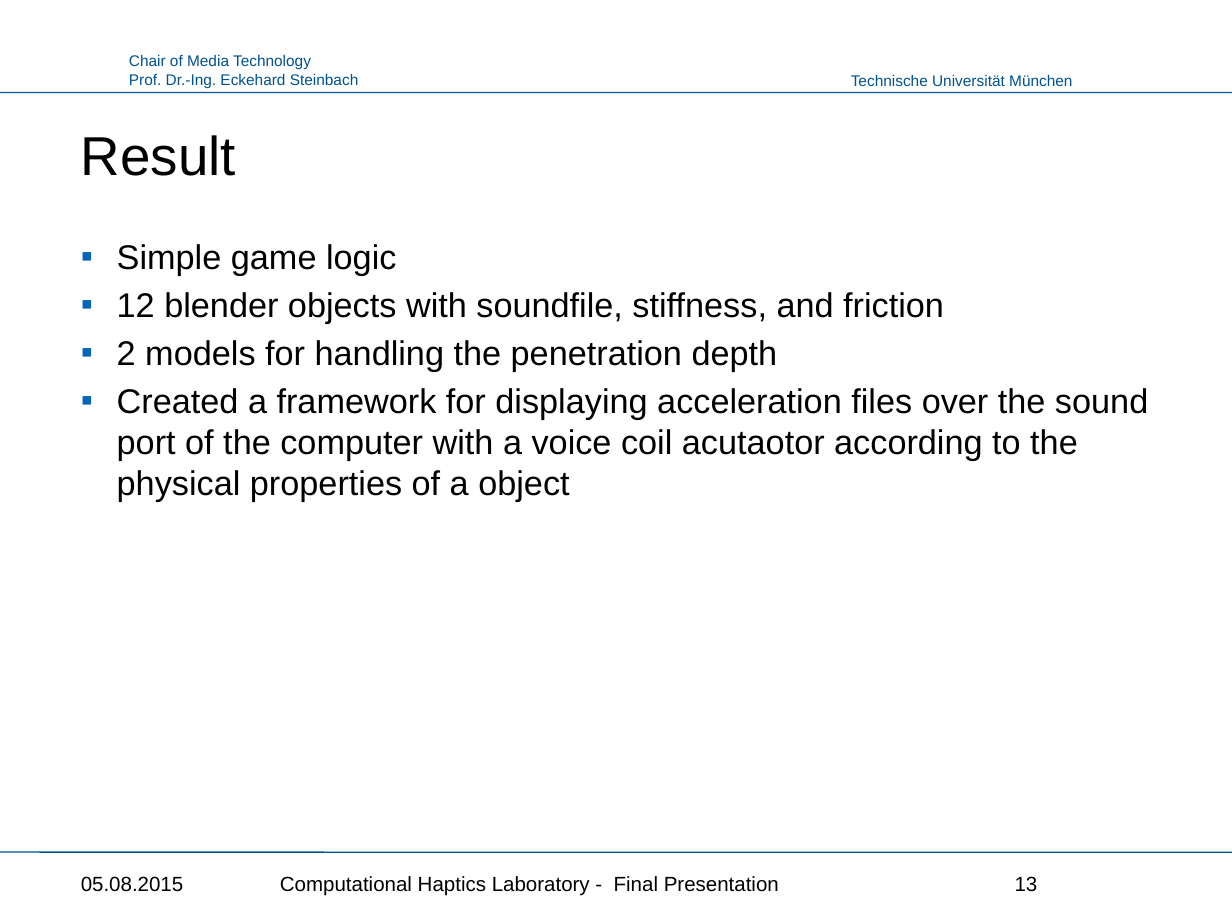
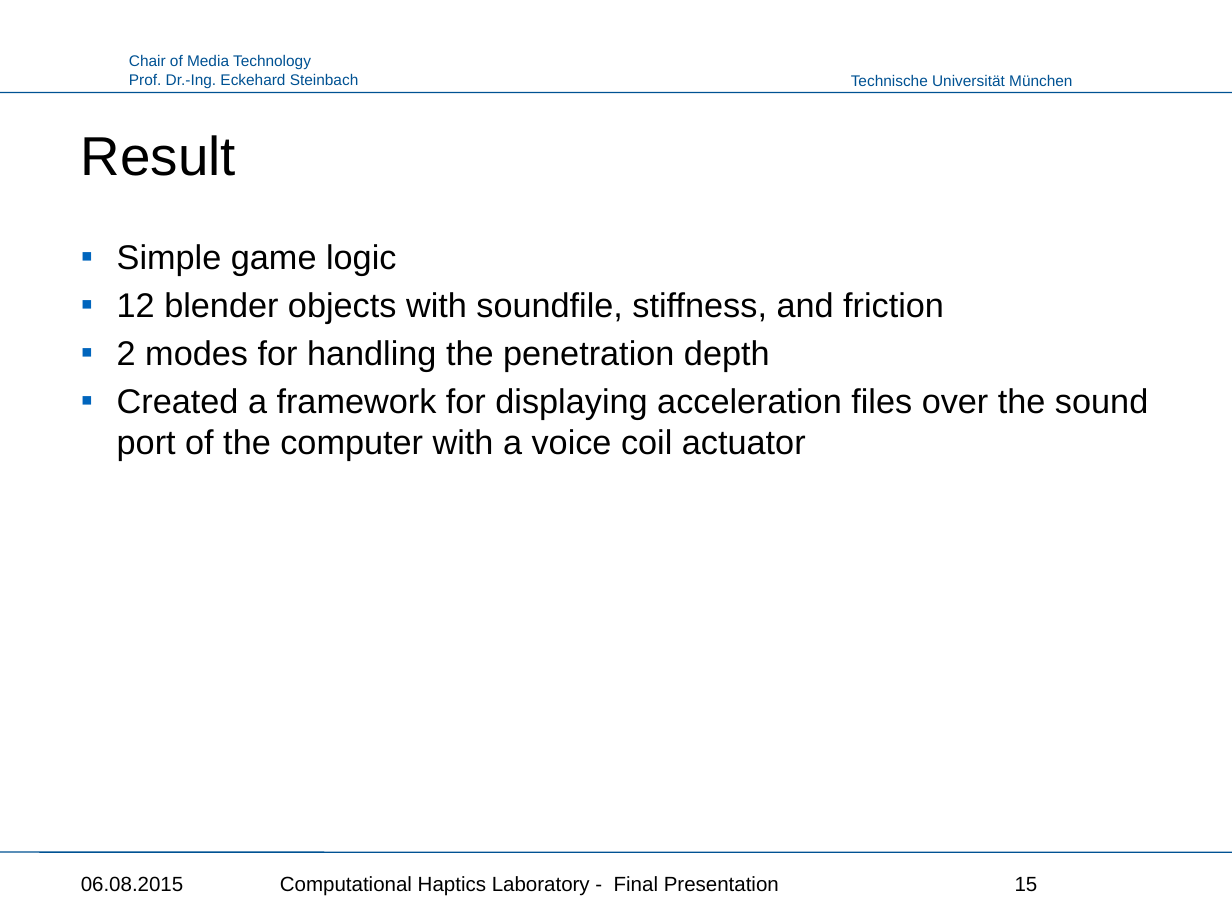
Before and after one commit to Punkbuster0401/HapticsLab, a slide deck: slide 15 of Haptics_Presentation.pptx (slide 13 before the commit). Drawn at 1232x924 pixels with LibreOffice and Linux fonts; fonts in the diff are those of the drawing; background and template pictures are left out. Boxes give left, top, right and bottom in pixels: in the first picture for what was removed or moved away, otherwise in the second. Text is boxed around its words. In the diff, an @@ line names an element or a change of style, - is before the commit and + after.

```diff
--- a/Haptics_Presentation.pptx
+++ b/Haptics_Presentation.pptx
@@ text at bbox=[117, 340, 1148, 461]: text changed @@
-▪ 2 models for handling the penetration depth
-▪ Created a framework for displaying acceleration files over the sound port of the computer with a voice coil acutaotor according to the physical properties of a object
+▪ 2 modes for handling the penetration depth
+▪ Created a framework for displaying acceleration files over the sound port of the computer with a voice coil actuator
@@ text at bbox=[81, 876, 184, 892]: text changed @@
-05.08.2015
+06.08.2015
@@ page number at bbox=[1015, 877, 1038, 892]: text changed @@
-13
+15
```
Also in this commit, not shown: 17 other slides changed, 2 slides added, 1 other file.
